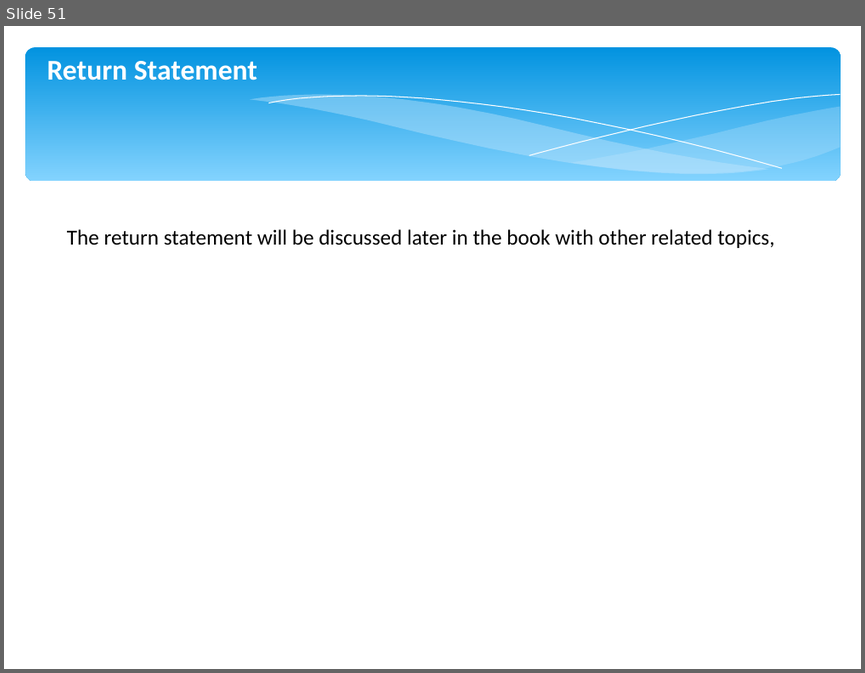
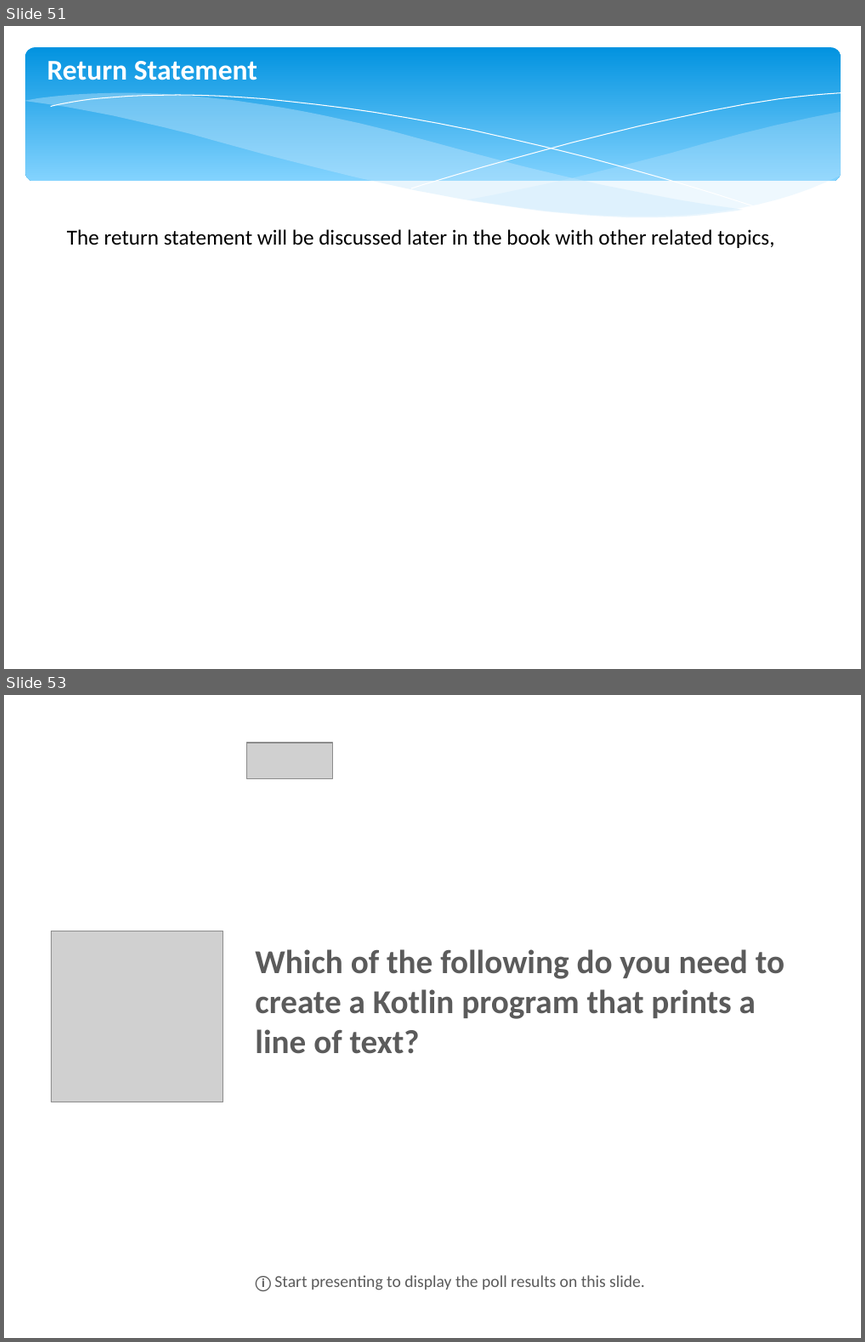
Before and after one commit to onlinesupport/android, a slide deck: slides/Lesson-2.ppt. Shown one above the other, each under a label of ours: slide 51 before the commit, slides 51 and 53 after it; the slides between them are not shown. The pictures are 865x673 and 865x1342 pixels, drawn with LibreOffice and Linux fonts; fonts in the diff are those of the drawing; grey boxes stand for pictures. Boxes give left, top, right and bottom in pixels: in the first picture for what was removed or moved away, otherwise in the second. Text is boxed around its words. In the diff, an @@ line names an element or a change of style, - is before the commit and + after.

```diff
--- a/slides/Lesson-2.ppt
+++ b/slides/Lesson-2.ppt
@@ slide 53 added at bbox=[4, 695, 861, 1338], background #FFFFFF @@
@@ picture added at bbox=[247, 743, 333, 779] @@
@@ picture added at bbox=[52, 930, 223, 1102] @@
@@ rectangle added at bbox=[246, 936, 813, 1096], outline #FFFFFF 0.74 pt, 28 pt, text #5B5B5B, bold @@
+Which of the following do you need to create a Kotlin program that prints a line of text?
@@ text added at bbox=[256, 1275, 645, 1291], 14 pt, text #5B5B5B @@
+ⓘ Start presenting to display the poll results on this slide.
@@ slide 51 changed as well @@
@@ freeform shape: place and size @@
-freeform shape at bbox=[249, 95, 768, 174]
+freeform shape at bbox=[24, 93, 743, 217]
@@ freeform shape: place and size @@
-freeform shape at bbox=[268, 96, 781, 168]
+freeform shape at bbox=[51, 95, 760, 208]
@@ freeform shape: place and size @@
-freeform shape at bbox=[529, 95, 840, 155]
+freeform shape at bbox=[411, 93, 840, 188]
@@ freeform shape: place and size @@
-freeform shape at bbox=[570, 107, 840, 173]
+freeform shape at bbox=[468, 112, 841, 216]
```
Also in this commit, not shown: 51 other slides changed, 4 other slides added, 11 other files.
